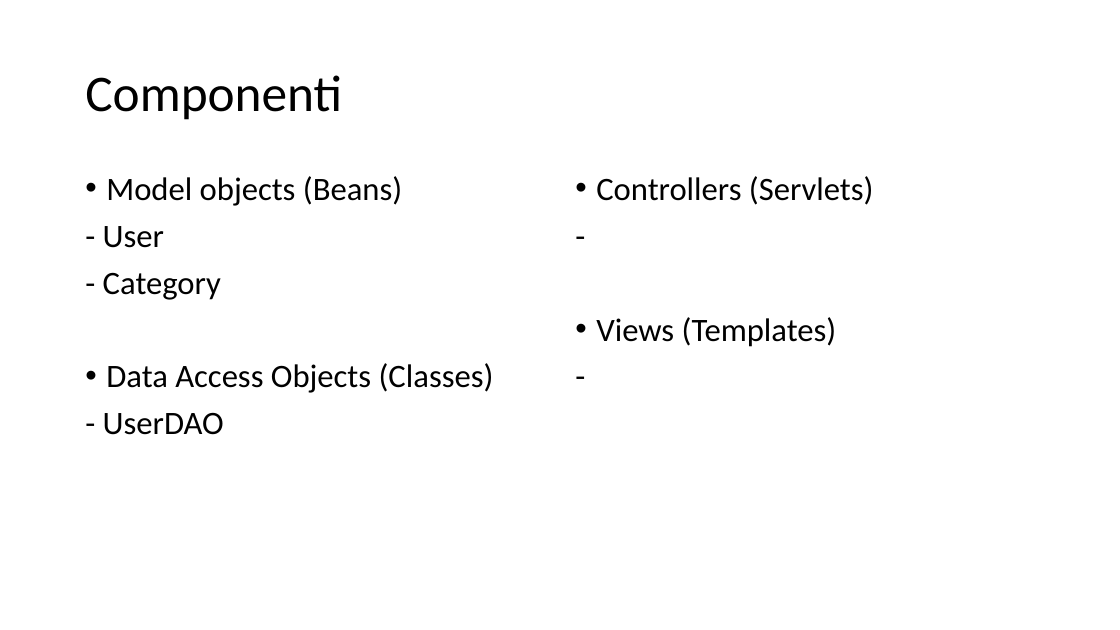
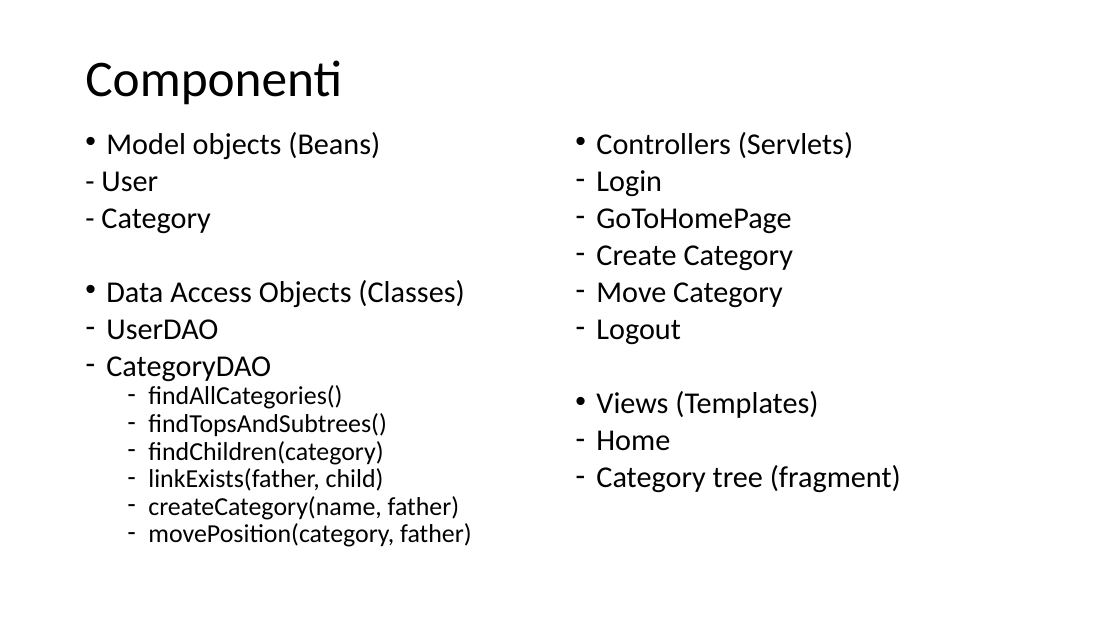
Before and after one commit to Trixyz28/TIW-ImgCatalog, a slide deck: slide 14 of Documents/TIWProject.pptx (slide 11 before the commit). Drawn at 1120x630 pixels with LibreOffice and Linux fonts; fonts in the diff are those of the drawing. Boxes give left, top, right and bottom in pixels: in the first picture for what was removed or moved away, otherwise in the second. Text is boxed around its words. In the diff, an @@ line names an element or a change of style, - is before the commit and + after.

Commit message:
Category list (Home Page)

```diff
--- a/Documents/TIWProject.pptx
+++ b/Documents/TIWProject.pptx
@@ title "Componenti" moved from (x1=85, y1=75, x2=342, y2=120) to (x1=85, y1=60, x2=342, y2=105) @@
@@ text "Model objects (Beans)" moved from (x1=103, y1=176, x2=494, y2=435) to (x1=101, y1=132, x2=472, y2=547) @@
@@ text at (x1=101, y1=132, x2=464, y2=307): size 28 to 25.9 pt in "Model objects (Beans)", "- User", "- Category", "Data Access Objects (Classes)"; line spacing 0.9 to 0.7 @@
@@ text "Controllers (Servlets)" moved from (x1=596, y1=176, x2=874, y2=347) to (x1=596, y1=132, x2=901, y2=493) @@
@@ text at (x1=596, y1=132, x2=853, y2=418): size 28 to 25.9 pt in "Controllers (Servlets)", "Views (Templates)"; line spacing 0.9 to 0.7 @@
@@ text at (x1=596, y1=170, x2=793, y2=345): text changed; size 28 to 25.9 pt @@
--
+– Login
+– GoToHomePage
+– Create Category
+– Move Category
+– Logout
@@ text at (x1=106, y1=319, x2=472, y2=547): text changed; size 28 to 22.2 pt @@
-- UserDAO
+– UserDAO
+– CategoryDAO
+  – findAllCategories()
+  – findTopsAndSubtrees()
+  – findChildren(category)
+  – linkExists(father, child)
+  – createCategory(name, father)
+  – movePosition(category, father)
@@ text at (x1=596, y1=430, x2=901, y2=493): text changed; size 28 to 25.9 pt @@
--
+– Home
+– Category tree (fragment)
```
Also in this commit, not shown: 2 other slides changed, 9 slides added, 2 slides removed, 11 other files.
